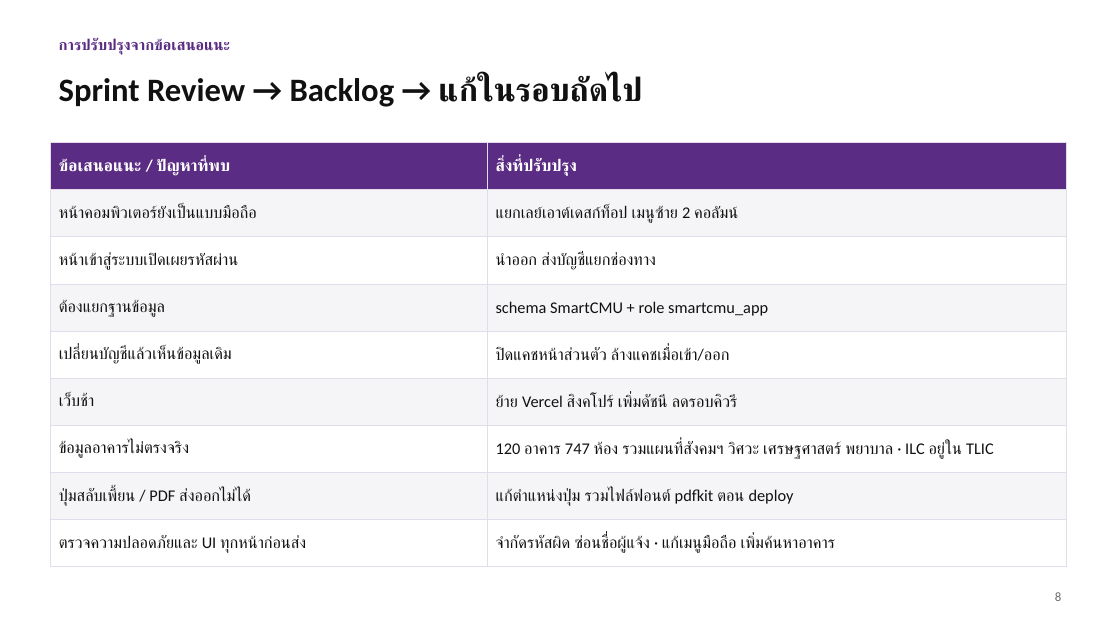
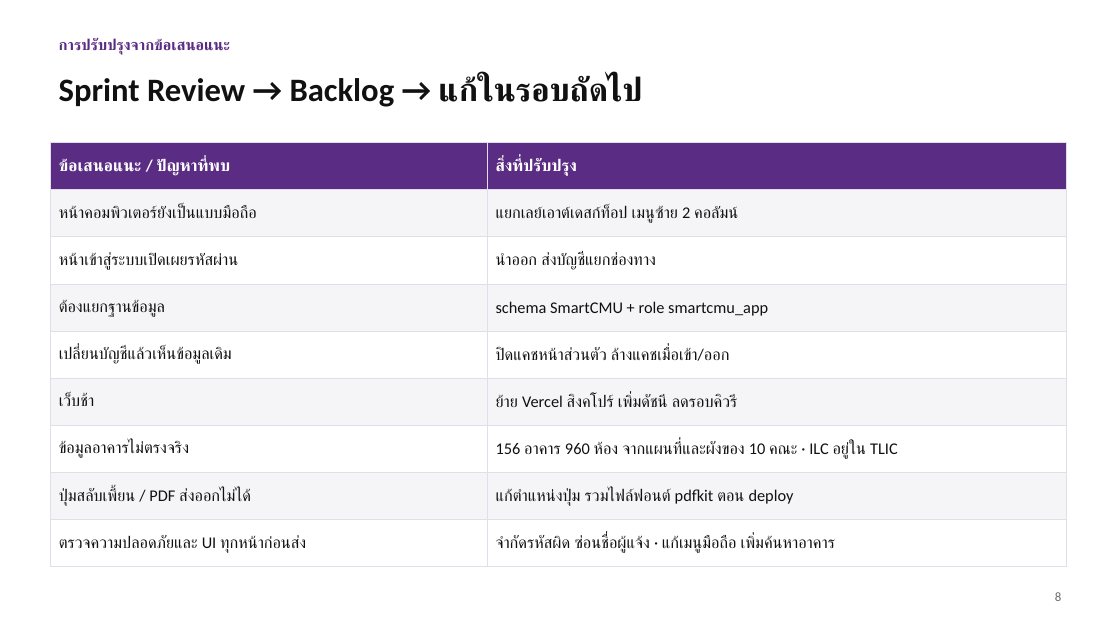
Before and after one commit to Nexzerf/SmartCMUMaintenanceSystem, a slide deck: slide 8 of report/out/สไลด์-ระบบแจ้งซ่อม-มช.pptx. Drawn at 1120x630 pixels with LibreOffice and Linux fonts; fonts in the diff are those of the drawing. Boxes give left, top, right and bottom in pixels: in the first picture for what was removed or moved away, otherwise in the second. Text is boxed around its words. In the diff, an @@ line names an element or a change of style, - is before the commit and + after.

```diff
--- a/report/out/สไลด์-ระบบแจ้งซ่อม-มช.pptx
+++ b/report/out/สไลด์-ระบบแจ้งซ่อม-มช.pptx
@@ table at (50, 143, 1067, 557) @@
-row 7, column 2: 120 อาคาร 747 ห้อง รวมแผนที่สังคมฯ วิศวะ เศรษฐศาสตร์ พยาบาล · ILC อยู่ใน TLIC
+row 7, column 2: 156 อาคาร 960 ห้อง จากแผนที่และผังของ 10 คณะ · ILC อยู่ใน TLIC
```
Also in this commit, not shown: 1 other slide changed, 7 other files.
